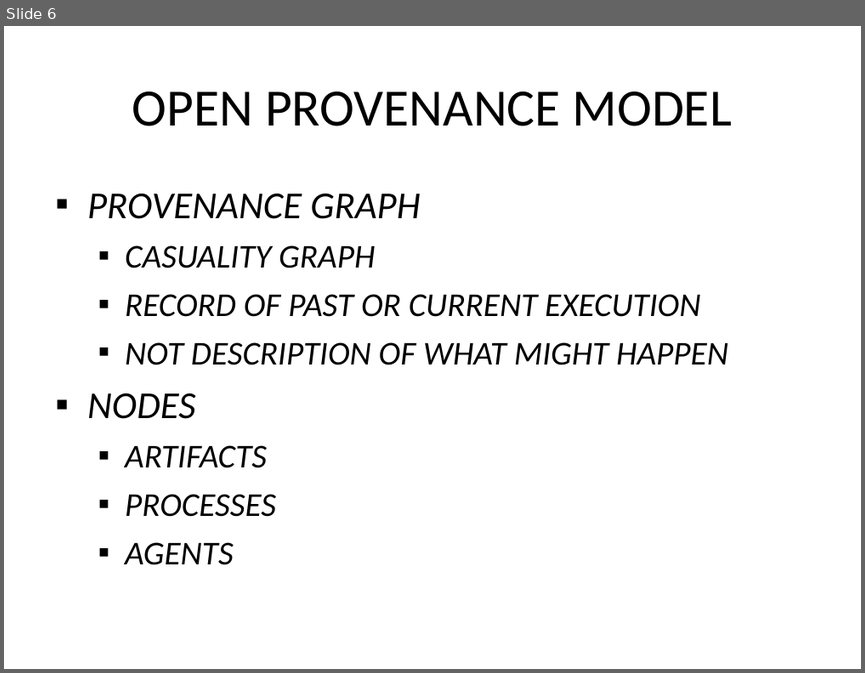
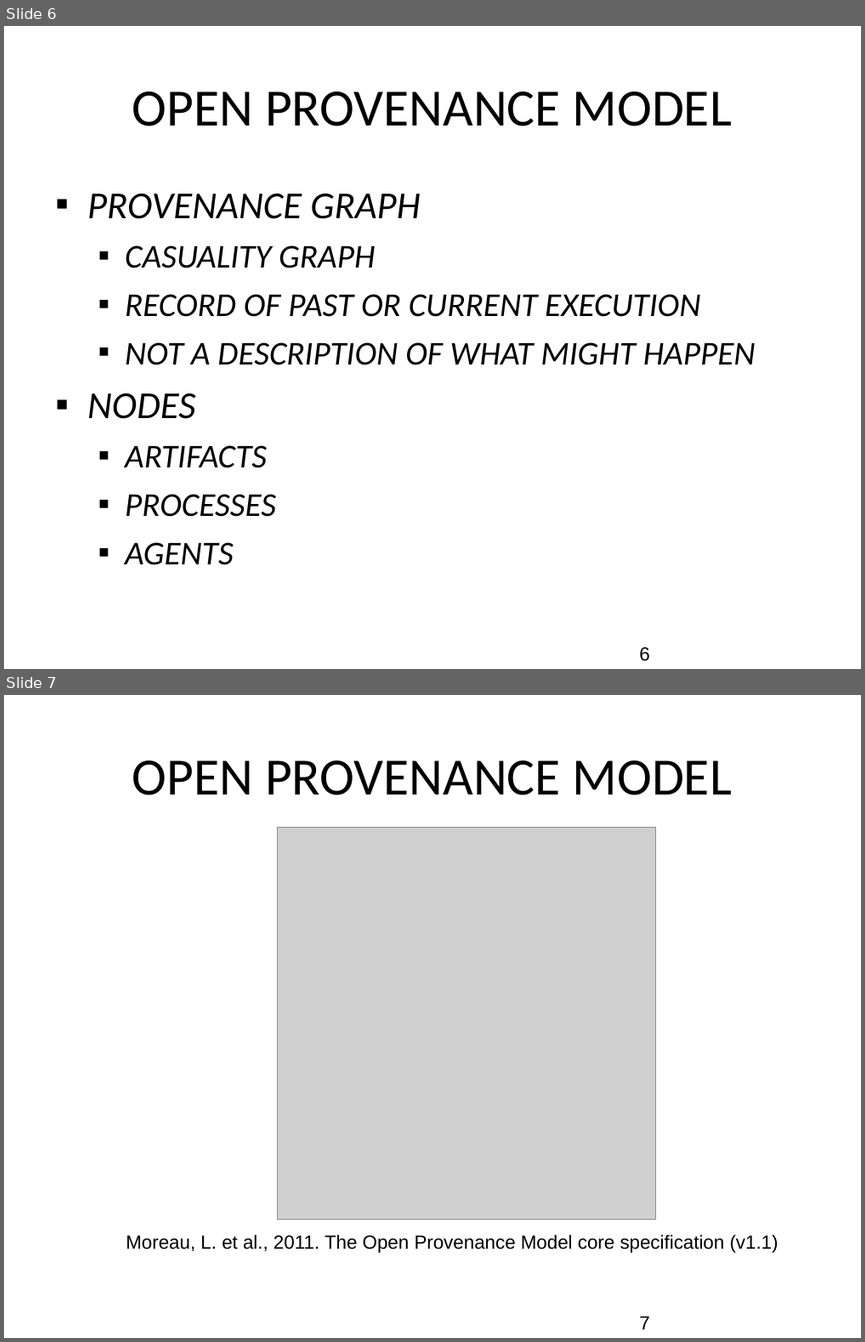
Before and after one commit to gems-uff/sdm, a slide deck: Documents/Apresentação/Provenance- Apresentação SBGames.ppt. Shown one above the other, each under a label of ours: slide 6 before the commit, slides 6 and 7 after it. The pictures are 865x673 and 865x1342 pixels, drawn with LibreOffice and Linux fonts; fonts in the diff are those of the drawing; grey boxes stand for pictures; background and template pictures are left out. Boxes give left, top, right and bottom in pixels: in the first picture for what was removed or moved away, otherwise in the second. Text is boxed around its words. In the diff, an @@ line names an element or a change of style, - is before the commit and + after.

```diff
--- a/Documents/Apresentação/Provenance- Apresentação SBGames.ppt
+++ b/Documents/Apresentação/Provenance- Apresentação SBGames.ppt
@@ slide 7 added at (4,695,861,1338), background picture (left out) @@
@@ title added at (132,760,732,795), 44 pt, text #000000 @@
+OPEN PROVENANCE MODEL
@@ picture added at (278,828,655,1219) @@
@@ text added at (126,1234,778,1253), 16 pt, text #000000 @@
+Moreau, L. et al., 2011. The Open Provenance Model core specification (v1.1)
@@ page number added at (639,1315,649,1329), 16 pt, text #000000 @@
+7
@@ slide 6 changed as well @@
@@ text at (125,342,755,365): text changed @@
-  ▪ NOT DESCRIPTION OF WHAT MIGHT HAPPEN
+  ▪ NOT A DESCRIPTION OF WHAT MIGHT HAPPEN
@@ page number added at (639,646,649,661), 16 pt, text #000000 @@
+6
```
Also in this commit, not shown: 11 other slides changed, 11 other slides added, 4 slides removed.
